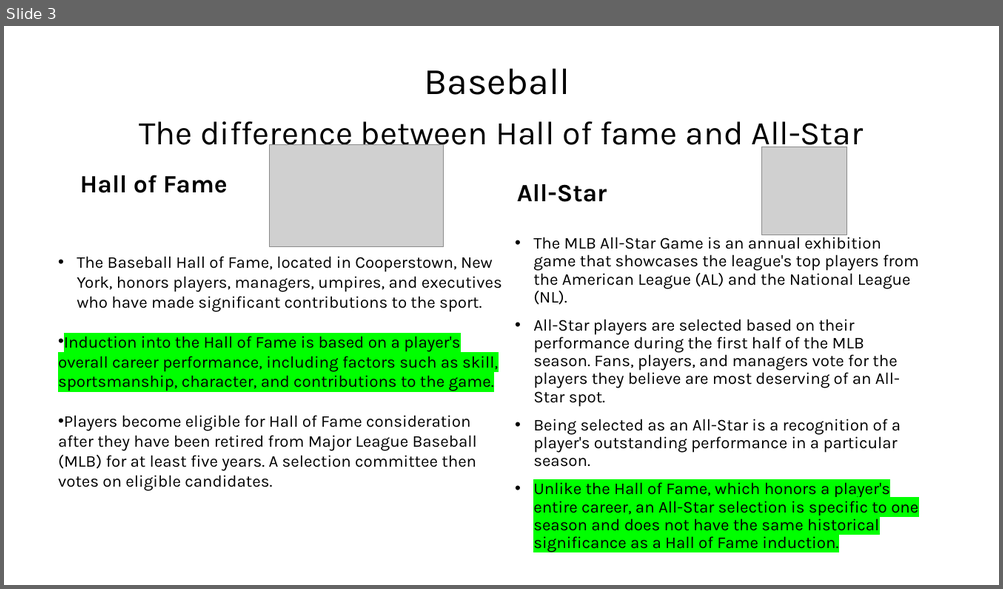
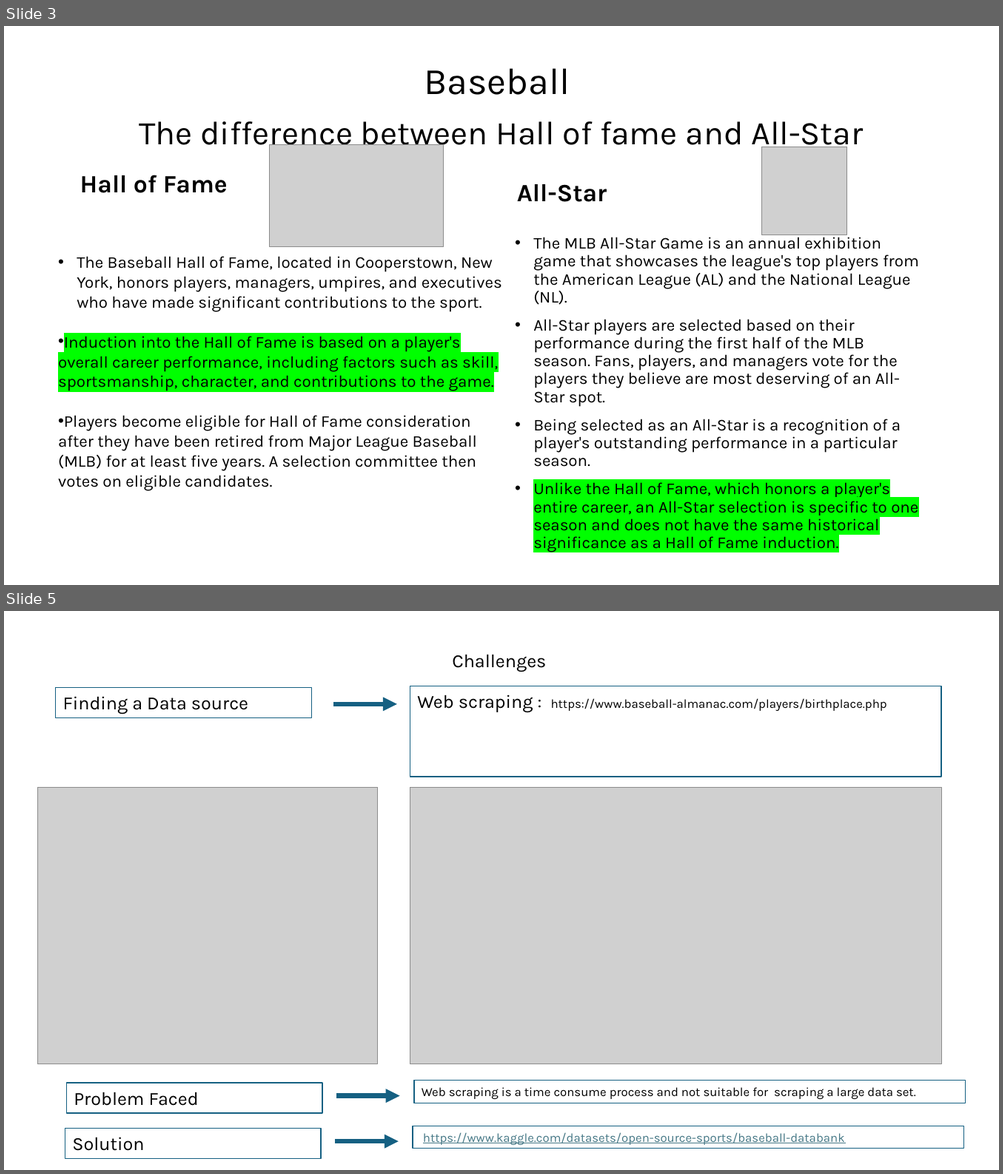
Before and after one commit to leeju09/Project-3-Baseball-, a slide deck: Presentation/Proect3_Group3.pptx. Shown one above the other, each under a label of ours: slide 3 before the commit, slides 3 and 5 after it; the slides between them are not shown. The pictures are 1003x589 and 1003x1174 pixels, drawn with LibreOffice and Linux fonts; fonts in the diff are those of the drawing; grey boxes stand for pictures. Boxes give left, top, right and bottom in pixels: in the first picture for what was removed or moved away, otherwise in the second. Text is boxed around its words. In the diff, an @@ line names an element or a change of style, - is before the commit and + after.

```diff
--- a/Presentation/Proect3_Group3.pptx
+++ b/Presentation/Proect3_Group3.pptx
@@ slide 5 added at [4,611,999,1170], background #FFFFFF @@
@@ text added at [452,654,546,672], 18 pt, text #000000 @@
+Challenges
@@ rectangle added at [56,688,311,718], outline #156082 1 pt, 18 pt, text #000000 @@
+Finding a Data source
@@ rectangle added at [410,686,941,777], outline #156082 1 pt, 12 pt, text #000000 @@
+Web scraping : https://www.baseball-almanac.com/players/birthplace.php
@@ arrow added from (334, 704) to (397, 704), #156082 4.5 pt @@
@@ picture added at [37,787,378,1065] @@
@@ picture added at [410,787,941,1065] @@
@@ rectangle added at [67,1083,323,1113], outline #156082 1 pt, 18 pt, text #000000 @@
+Problem Faced
@@ arrow added from (337, 1096) to (399, 1096), #156082 4.5 pt @@
@@ rectangle added at [414,1081,965,1103], outline #156082 1 pt, 12 pt, text #000000 @@
+Web scraping is a time consume process and not suitable for scraping a large data set.
@@ rectangle added at [65,1129,321,1159], outline #156082 1 pt, 18 pt, text #000000 @@
+Solution
@@ arrow added from (336, 1142) to (398, 1142), #156082 4.5 pt @@
@@ rectangle added at [413,1127,965,1149], outline #156082 1 pt, 12 pt, text #467886, underline @@
+https://www.kaggle.com/datasets/open-source-sports/baseball-databank
```
Also in this commit, not shown: 1 slide changed, 4 other slides added, 1 slide removed.
